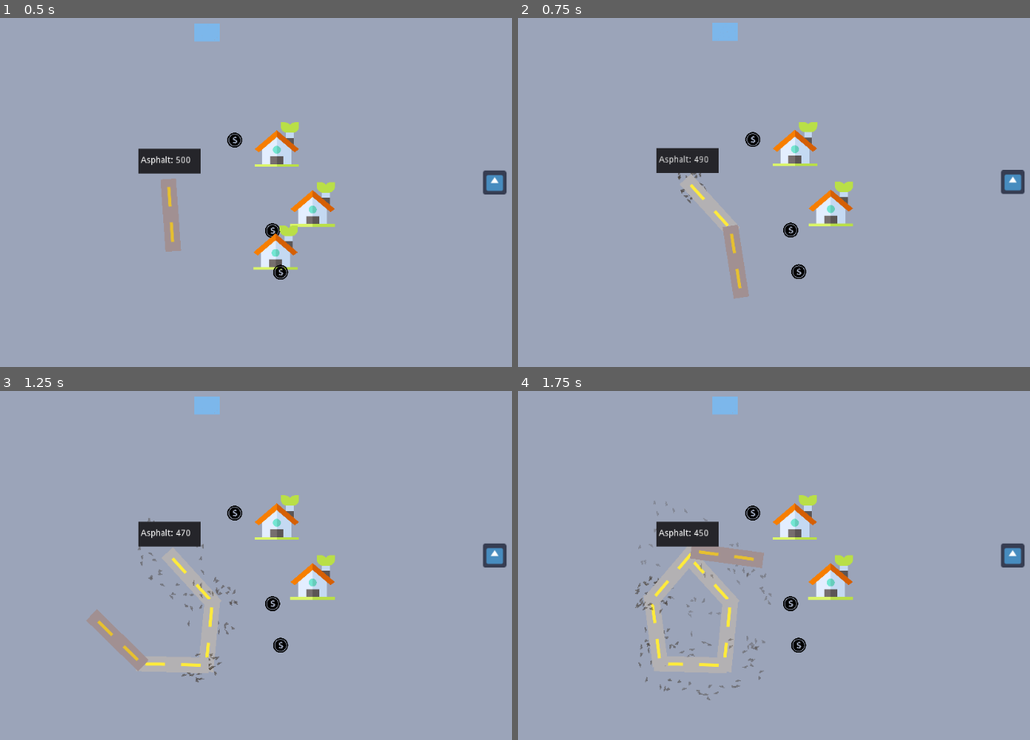
Above: before the commit, frames 1-4 (two rows, left to right).
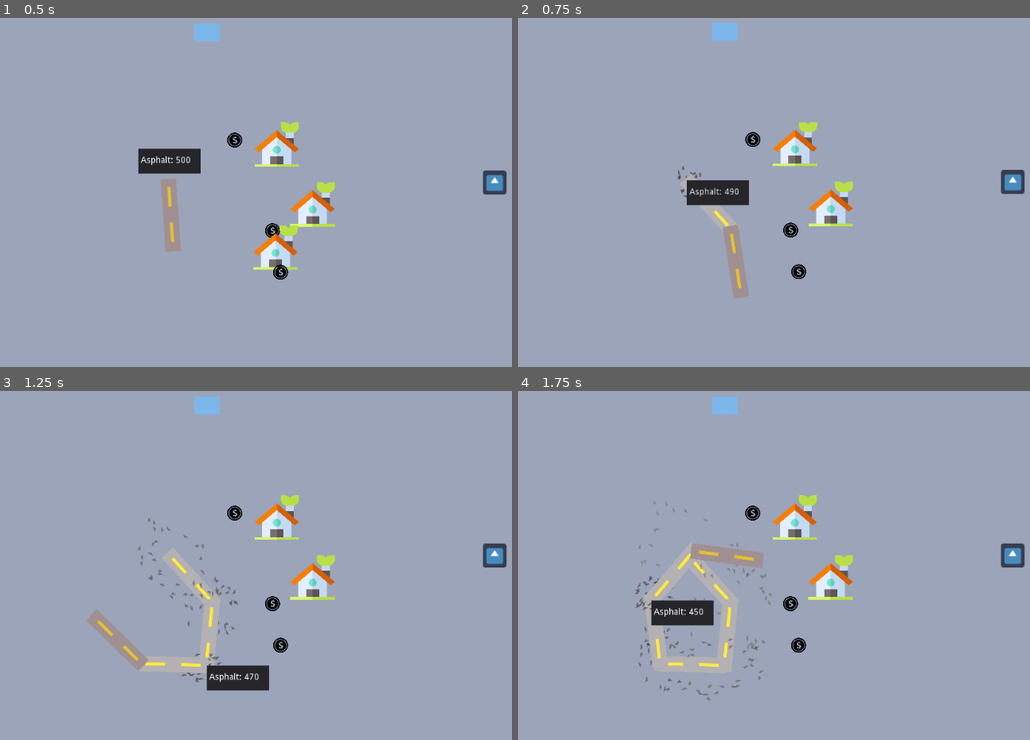
Above: after the commit, the same moments.

Repository: dfxe/godot-games
Game: Godot game, scene res://main_sceno.tscn
Same seed, same stepped clock (60 frames per second), same inputs: the game is played once before the commit and once after it. The engine's default icon, where the game draws it, is replaced by a stand-in: a white triangle on a blue panel in a dark square.
Inputs:
- Up to frame 1 (0.5 s): no input
- Up to frame 2 (0.75 s): tap Space (ui_select) at 0.6 s
- Up to frame 3 (1.25 s): tap Space (ui_select) at 0.77, 1.07 s
- Up to frame 4 (1.75 s): tap Space (ui_select) at 1.35, 1.52 s

Frame 1 is identical in both runs. In frame 2, 1.8% of the frame differs, in the area x 26-46%, y 37-54%; in frame 3, 1.8%, in the area x 26-53%, y 37-86%; in frame 4, 1.8%.

Commit message:
Add: outside boundary check and UI budget level follow

Diff:
--- a/road_builder/scripts/main_player.gd
+++ b/road_builder/scripts/main_player.gd
@@ -19,14 +19,14 @@
 	  obj_pos.x > (get_viewport_rect().size.x/2)*(-1) and
 	   obj_pos.y > (get_viewport_rect().size.y/2)*(-1) )
 
-func get_last_child():
+func get_last_child_pos()->Vector2:
 	var current = self.get_children()
 	var next = null
 	while current:
 		next = current[0]
 		current = current[-1].get_children()
 		print(current)
-	print(next.get_global_position())
+	return (next.get_global_position())
 
 func get_last_child_2():
 	return find_node(self.get_parent().name+str(game_manager_node.countr))
@@ -37,7 +37,7 @@
 		if is_planted == false:
 			is_planted=true
 
-			if game_manager_node.update_budget(): #and check_spawn_boundary(game_manager_node.next_player_position):
+			if game_manager_node.update_budget() and check_spawn_boundary(get_last_child_pos()):
 
 				var nextBrickName = "res://Players_02.tscn"
 
@@ -56,7 +56,8 @@
 				#TODO UI follows main road and
 				#TODO when outside the viewport, destroy
 				#Fix: get_global_position()
-				var last = get_last_child()
+				var last = get_last_child_pos()
+				game_manager_node.game_text_panel.rect_position = Vector2(last)
 				player.position = Vector2(get_child(2).position.x+50, get_child(2).position.y)
 				fx_placed.position = Vector2(get_child(2).position.x-100,get_child(2).position.y)
 
